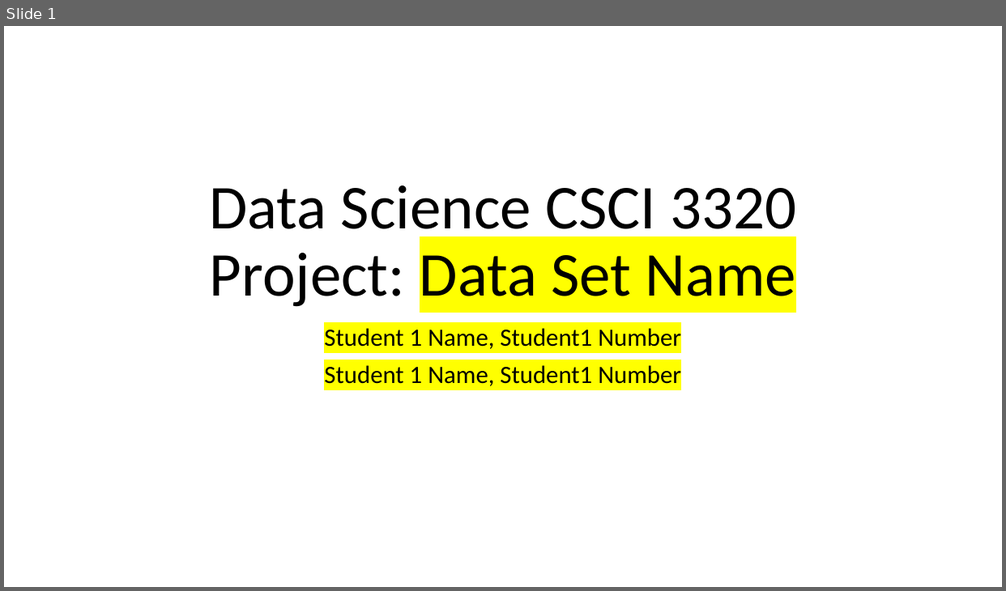
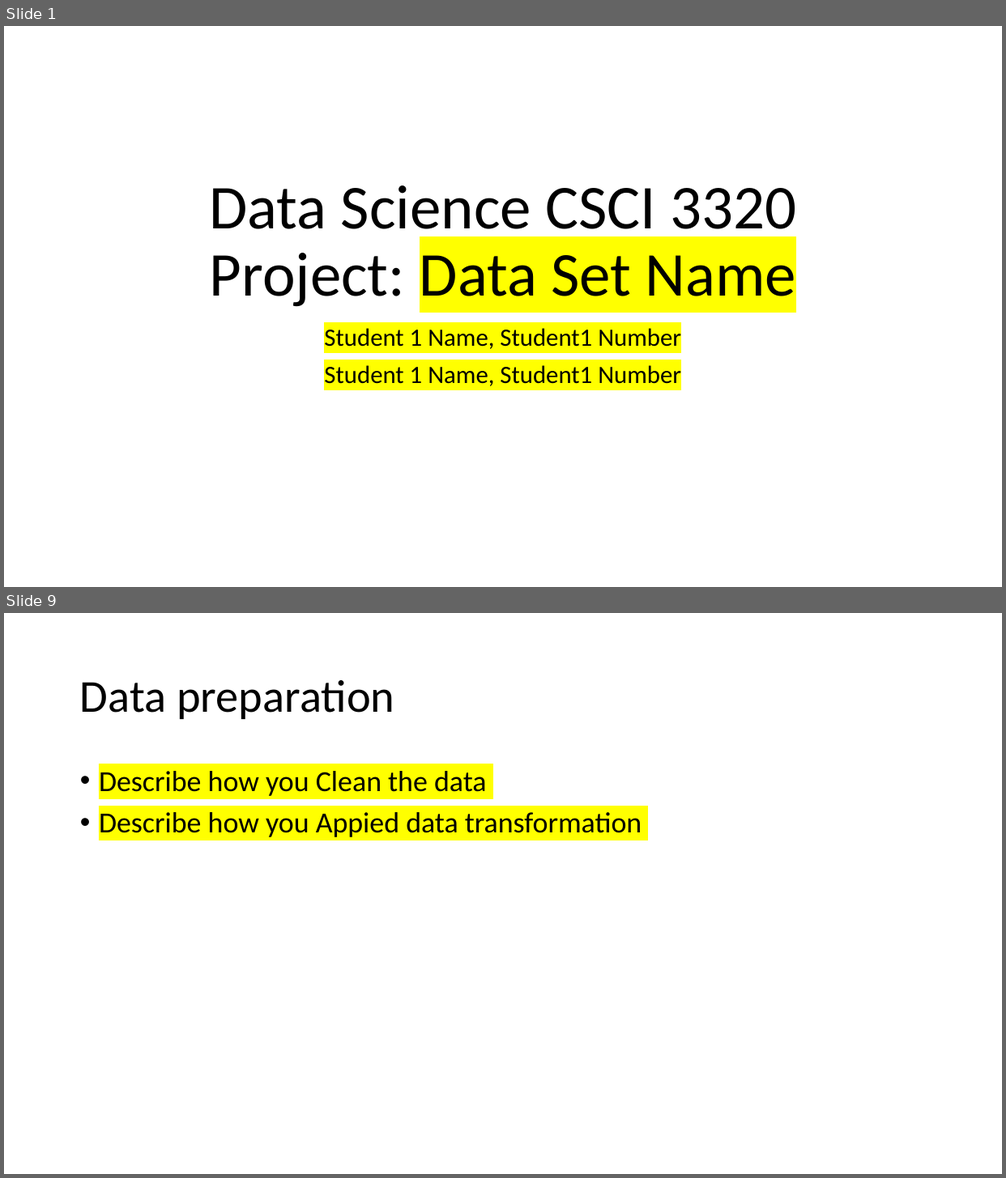
Before and after one commit to motazsaad/Data-Science-CSCI-3320, a slide deck: Project Presentation Template.pptx. Shown one above the other, each under a label of ours: slide 1 before the commit, slides 1 and 9 after it; the slides between them are not shown. The pictures are 1006x591 and 1006x1178 pixels, drawn with LibreOffice and Linux fonts; fonts in the diff are those of the drawing. Boxes give left, top, right and bottom in pixels: in the first picture for what was removed or moved away, otherwise in the second. Text is boxed around its words. In the diff, an @@ line names an element or a change of style, - is before the commit and + after.

```diff
--- a/Project Presentation Template.pptx
+++ b/Project Presentation Template.pptx
@@ slide 9 added at (4, 613, 1002, 1174), background #FFFFFF @@
@@ title added at (80, 680, 394, 719), 44 pt, text #000000 @@
+Data preparation
@@ text added at (99, 771, 641, 837), 28 pt, text #000000 @@
+• Describe how you Clean the data
+• Describe how you Appied data transformation
```
Also in this commit, not shown: 11 other slides added.
